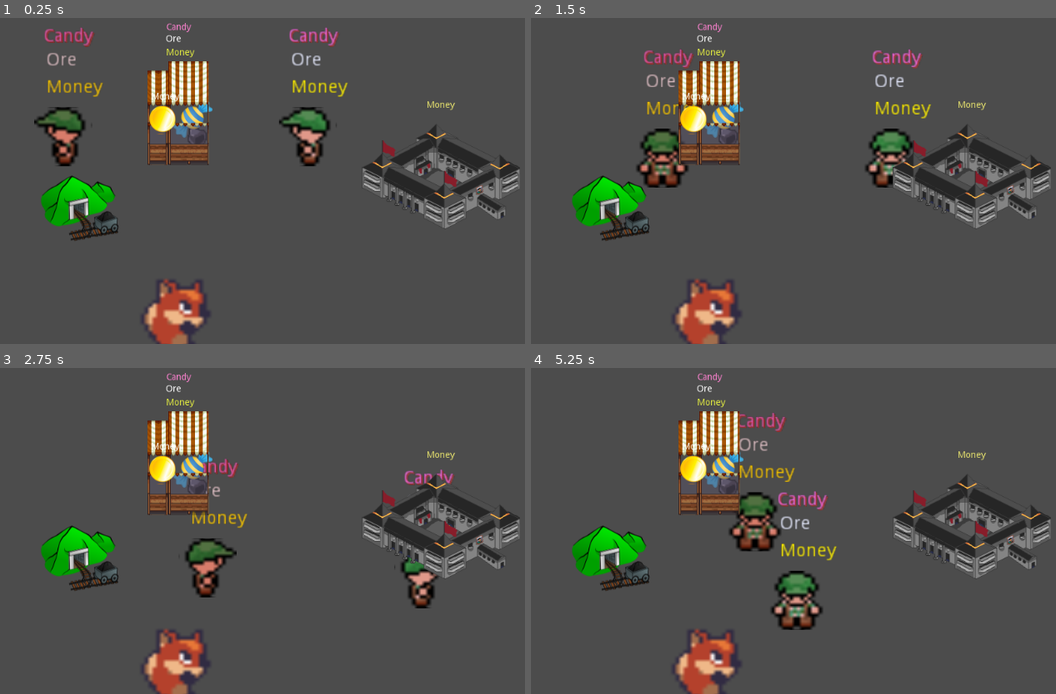
Above: before the commit, frames 1-4 (two rows, left to right).
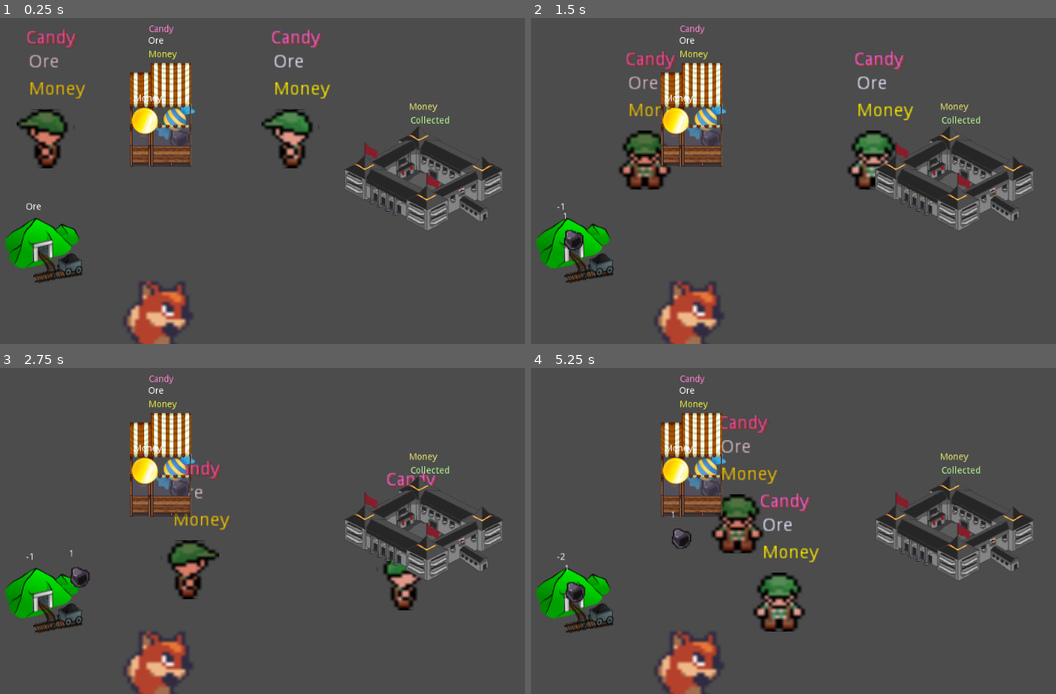
Above: after the commit, the same moments.

Repository: carlostgit/taxes
Game: Godot game, scene res://Node2D.tscn
Same seed, same stepped clock (60 frames per second), same inputs: the game is played once before the commit and once after it.
Inputs:
- Up to frame 1 (0.25 s): no input
- Up to frame 2 (1.5 s): tap Enter at 0.5 s; hold Right (ui_right) 0.53-1.28 s; hold Down (ui_down) from 1.28 s (still down)
- Up to frame 3 (2.75 s): release Down (ui_down) at 2.03 s; hold Right (ui_right) from 2.03 s (still down)
- Up to frame 4 (5.25 s): release Right (ui_right) at 2.78 s; hold Up (ui_up) 2.78-3.53 s; hold Left (ui_left) 3.53-5.03 s; hold Down (ui_down) from 5.03 s (still down)

The runs differ from the first frame. In frame 1, 19% of the frame differs, in the area x 0-100%, y 1-100%; in frame 2, 18%; in frame 3, 18%; in frame 4, 19%.

Commit message:
faltaba el archivo tscn

Diff:
--- a/Node2D.tscn
+++ b/Node2D.tscn
@@ -1,17 +1,18 @@
-[gd_scene load_steps=17 format=2]
+[gd_scene load_steps=18 format=2]
 
 [ext_resource path="res://Node2D.gd" type="Script" id=1]
 [ext_resource path="res://2d_animation_player-run.png" type="Texture" id=2]
 [ext_resource path="res://KinematicBody2D_slacker.tscn" type="PackedScene" id=3]
 [ext_resource path="res://KinematicBody2D_worker.gd" type="Script" id=4]
-[ext_resource path="res://mine.svg" type="Texture" id=5]
-[ext_resource path="res://Area2D_ore.tscn" type="PackedScene" id=6]
-[ext_resource path="res://Area2D_candy.tscn" type="PackedScene" id=7]
-[ext_resource path="res://StaticBody2D_shop.gd" type="Script" id=8]
-[ext_resource path="res://shop.png" type="Texture" id=9]
-[ext_resource path="res://Node2D_Coin.tscn" type="PackedScene" id=10]
-[ext_resource path="res://StaticBody2D_government.gd" type="Script" id=11]
-[ext_resource path="res://government.png" type="Texture" id=12]
+[ext_resource path="res://Area2D_mine.gd" type="Script" id=5]
+[ext_resource path="res://mine.svg" type="Texture" id=6]
+[ext_resource path="res://Area2D_ore.tscn" type="PackedScene" id=7]
+[ext_resource path="res://Area2D_candy.tscn" type="PackedScene" id=8]
+[ext_resource path="res://StaticBody2D_shop.gd" type="Script" id=9]
+[ext_resource path="res://shop.png" type="Texture" id=10]
+[ext_resource path="res://Node2D_Coin.tscn" type="PackedScene" id=11]
+[ext_resource path="res://StaticBody2D_government.gd" type="Script" id=12]
+[ext_resource path="res://government.png" type="Texture" id=13]
 
 [sub_resource type="Animation" id=1]
 resource_name = "Walk"
@@ -40,7 +41,7 @@
 extents = Vector2( 93.713, 47.6834 )
 
 [node name="Node2D" type="Node2D"]
-position = Vector2( 84, 35 )
+position = Vector2( 57, 38 )
 script = ExtResource( 1 )
 
 [node name="worker" type="Sprite" parent="."]
@@ -66,30 +67,35 @@
 _government = NodePath("../StaticBody2D_government")
 
 [node name="Area2D_mine" type="Area2D" parent="."]
-editor/display_folded = true
-position = Vector2( 107, 344 )
-__meta__ = {
-"_edit_group_": true
-}
+position = Vector2( 78, 409 )
+script = ExtResource( 5 )
+_node_path_worker = NodePath("../KinematicBody2D_worker")
 
 [node name="CollisionShape2D" type="CollisionShape2D" parent="Area2D_mine"]
 position = Vector2( 3, 2 )
 shape = SubResource( 2 )
 
 [node name="mine" type="Sprite" parent="Area2D_mine"]
-position = Vector2( 8, 2.48199 )
-texture = ExtResource( 5 )
+position = Vector2( 9, -0.51801 )
+texture = ExtResource( 6 )
 
-[node name="Area2D_ore" parent="." instance=ExtResource( 6 )]
+[node name="Label_ore" type="Label" parent="Area2D_mine"]
+margin_left = -20.0
+margin_top = -65.0
+margin_right = 20.0
+margin_bottom = -51.0
+text = "Ore"
+
+[node name="Area2D_ore" parent="." instance=ExtResource( 7 )]
 position = Vector2( 294, 246 )
 
-[node name="Area2D_candy" parent="." instance=ExtResource( 7 )]
+[node name="Area2D_candy" parent="." instance=ExtResource( 8 )]
 position = Vector2( 288, 217 )
 
 [node name="StaticBody2D_shop" type="StaticBody2D" parent="."]
 editor/display_folded = true
 position = Vector2( 267, 214 )
-script = ExtResource( 8 )
+script = ExtResource( 9 )
 __meta__ = {
 "_edit_group_": true
 }
@@ -149,4 +155,12 @@
 margin_bottom = -101.0
 custom_colors/font_color = Color( 0.933333, 0.913725, 0.439216, 1 )
 text = "Money"
+
+[node name="Label_collected" type="Label" parent="StaticBody2D_government"]
+margin_left = -17.0
+margin_top = -94.0
+margin_right = 43.0
+margin_bottom = -80.0
+custom_colors/font_color = Color( 0.729412, 1, 0.576471, 1 )
+text = "Collected"
 [connection signal="body_entered" from="Area2D_mine" to="." method="_on_Area2D_mine_body_entered"]
Not shown: 2 places in Node2D.tscn that only renumber resources
